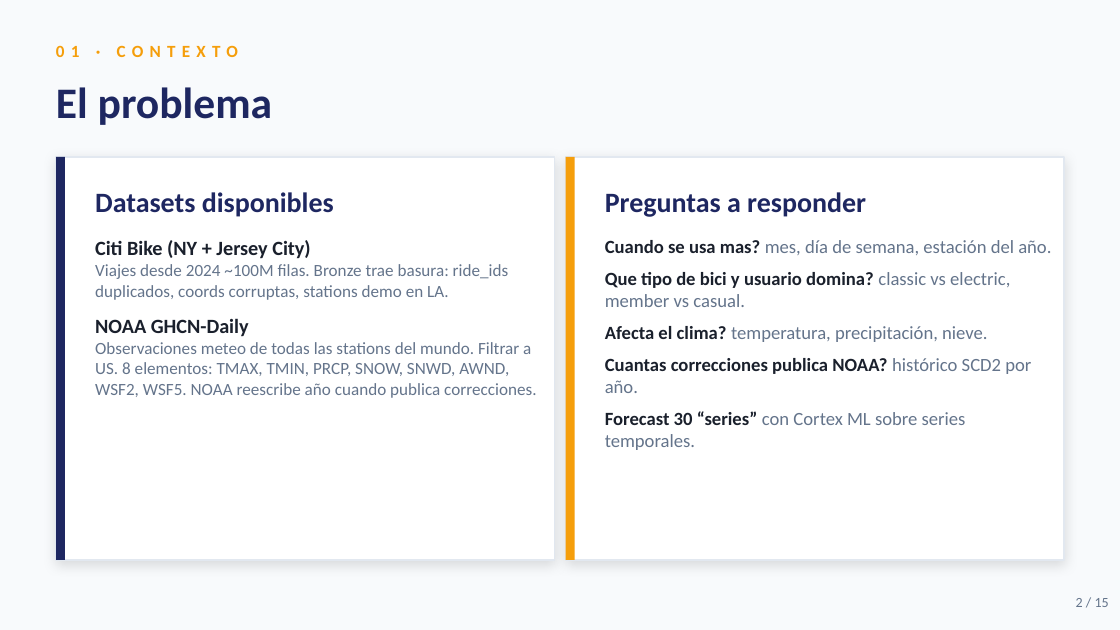
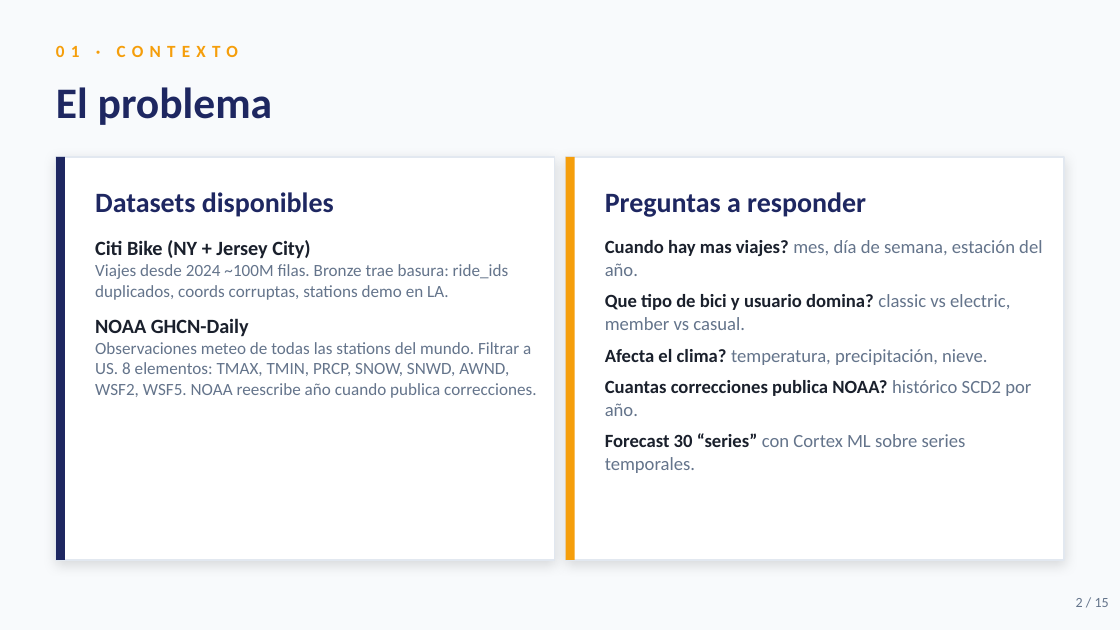
Before and after one commit to Rlizaran/Snowflake_proyect, a slide deck: slide 2 of presentacion/Presentacion.pptx. Drawn at 1120x630 pixels with LibreOffice and Linux fonts; fonts in the diff are those of the drawing. Boxes give left, top, right and bottom in pixels: in the first picture for what was removed or moved away, otherwise in the second. Text is boxed around its words. In the diff, an @@ line names an element or a change of style, - is before the commit and + after.

```diff
--- a/presentacion/Presentacion.pptx
+++ b/presentacion/Presentacion.pptx
@@ text at [605,240,1042,276]: text changed @@
-Cuando se usa mas? mes, día de semana, estación del año.
+Cuando hay mas viajes? mes, día de semana, estación del año.
```
Also in this commit, not shown: 2 other slides changed, 1 other file.
